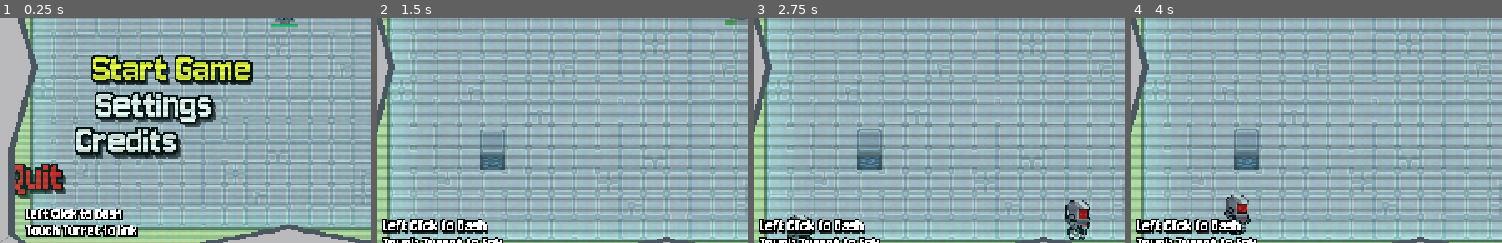
Above: before the commit, frames 1-4 (left to right).
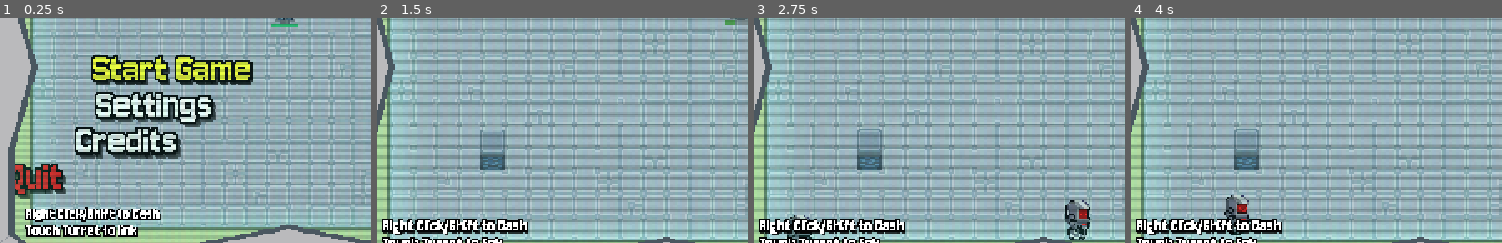
Above: after the commit, the same moments.

Repository: MaulIshak/gamedev-tv
Game: Godot game, scene res://scenes/gameplay.tscn
Same seed, same stepped clock (60 frames per second), same inputs: the game is played once before the commit and once after it. Sound files missing from this copy of the repository are replaced by a short silence.
Inputs (mouse positions are % of the whole screen's width and height, from its top left):
- Up to frame 1 (0.25 s): no input
- Up to frame 2 (1.5 s): click "Start Game" at 0.5 s; tap Enter at 1.25 s; move the mouse to (70, 45) at 1.27 s; hold D (move_right) from 1.28 s (still down); tap Shift (dash) at 1.35 s; click (70, 45) at 1.42 s
- Up to frame 3 (2.75 s): tap Enter at 2 s; move the mouse to (25, 55) at 2.02 s; release D (move_right) at 2.03 s; hold S (move_down) from 2.03 s (still down); tap Shift (dash) at 2.1 s
- Up to frame 4 (4 s): tap Enter at 2.75, 3.5 s; move the mouse to (57, 28) at 2.77 s; release S (move_down) at 2.78 s; hold D (move_right) 2.78-3.53 s; tap Shift (dash) at 2.85, 3.6 s; move the mouse to (41, 70) at 3.52 s; hold W (move_up) from 3.53 s (still down); click (41, 70) at 3.67 s
The pictures show only the part of the screen within x 9-59%, y 39-89%; the shares and areas given below are measured in that part.

The runs differ from the first frame. In frame 1, 1.2% of the frame differs, in the area x 7-44%, y 84-91%; in frame 2, 1.7%, in the area x 2-41%, y 89-97%; in frame 3, 1.7%; in frame 4, 1.7%.

Commit message:
add score and fix visual bug

Diff:
--- a/project.godot
+++ b/project.godot
@@ -21,6 +21,7 @@
 BgmManager="*uid://dqfmqg3p7dxg"
 GlobalEventBus="*res://scripts/singleton/global_event_bus.gd"
 SfxManager="*uid://c8jbh1p1p4jnx"
+ScoreManager="*uid://bl7u11fyqlafb"
 
 [display]
 
--- a/resources/upgrades/walk_speed.tres
+++ b/resources/upgrades/walk_speed.tres
@@ -1,11 +1,11 @@
-[gd_resource type="Resource" script_class="UpgradeDef" format=3 uid="uid://d0rfwsttqk2gm"]
+[gd_resource type="Resource" script_class="UpgradeDef" format=3 uid="uid://74hvqupdsmdc"]
 
 [ext_resource type="Texture2D" uid="uid://bx6fje331blhy" path="res://assets/sprites/icons.png" id="1_8hirp"]
 [ext_resource type="Script" uid="uid://c2ehnje3gx33y" path="res://scripts/upgrade_def.gd" id="1_updef"]
 
 [sub_resource type="AtlasTexture" id="AtlasTexture_t0p0x"]
 atlas = ExtResource("1_8hirp")
-region = Rect2(0, 0, 128, 64)
+region = Rect2(102, 39, 21, 18)
 
 [resource]
 script = ExtResource("1_updef")
--- a/scenes/gameplay.tscn
+++ b/scenes/gameplay.tscn
@@ -327,7 +327,7 @@
 theme_override_constants/paragraph_spacing = -1
 theme_override_fonts/font = SubResource("FontVariation_25e7j")
 theme_override_font_sizes/font_size = 12
-text = "Left Click to Dash
+text = "Right Click/Shift to Dash
 
 
 Touch Turret to link "
--- a/scenes/ui/credits_screen.tscn
+++ b/scenes/ui/credits_screen.tscn
@@ -76,13 +76,21 @@
 offset_bottom = 92.0
 theme_override_colors/default_color = Color(0.08, 0.13, 0.13, 1)
 theme_override_fonts/normal_font = SubResource("FontVariation_credits")
-theme_override_font_sizes/normal_font_size = 14
+theme_override_font_sizes/normal_font_size = 12
 bbcode_enabled = true
-text = "Alamak "
+text = "Team: Pir Berkacamata
+Member:
+Maulana Ishak - Programmer, Sound
+Andi Putra Wijaya - Programmer, Level Design
+Dwika Bayu Adinata - Environment Artist
+Farras Fadhil Syafiq - Programmer, UI/UX
+Naira Tahira - Character Artist
+"
 fit_content = true
 scroll_active = false
 
 [node name="BackButton" parent="Panel" unique_id=1665465219 instance=ExtResource("2_button")]
+process_mode = 3
 layout_mode = 0
 offset_left = 132.0
 offset_top = 127.0
--- a/scenes/ui/game_over_menu.tscn
+++ b/scenes/ui/game_over_menu.tscn
@@ -2,13 +2,13 @@
 
 [ext_resource type="PackedScene" uid="uid://bnyv6wjivlgbo" path="res://scenes/ui/menu_button.tscn" id="1_button"]
 [ext_resource type="FontFile" uid="uid://c47k78746onqy" path="res://assets/fonts/Jersey10-Regular.ttf" id="2_font"]
-[ext_resource type="Shader" uid="uid://gg1csxl8vust" path="res://shaders/FontMenuShaders.gdshader" id="3_shader"]
+[ext_resource type="Shader" path="res://shaders/FontMenuShaders.gdshader" id="3_shader"]
 [ext_resource type="Script" uid="uid://cy0coix10wqn2" path="res://scripts/ui/game_over_menu.gd" id="4_script"]
 
 [sub_resource type="ShaderMaterial" id="ShaderMaterial_game_over_title"]
 shader = ExtResource("3_shader")
 shader_parameter/fill_color = Color(0.59229046, 0.09574666, 1.347661e-06, 1)
-shader_parameter/fill_strength = 1.5170000720574999
+shader_parameter/fill_strength = 1.5170000720575
 shader_parameter/alpha_cutoff = 0.3850000182875
 shader_parameter/outline_color = Color(0.006, 0.022, 0.026, 1)
 shader_parameter/outline_size = 2.6
@@ -25,7 +25,24 @@
 [sub_resource type="FontVariation" id="FontVariation_game_over"]
 base_font = ExtResource("2_font")
 
-[sub_resource type="ShaderMaterial" id="ShaderMaterial_rvyv1"]
+[sub_resource type="ShaderMaterial" id="ShaderMaterial_i4hgn"]
+shader = ExtResource("3_shader")
+shader_parameter/fill_color = Color(1, 1, 1, 1)
+shader_parameter/fill_strength = 1.5170000720575
+shader_parameter/alpha_cutoff = 0.3850000182875
+shader_parameter/outline_color = Color(0.006, 0.022, 0.026, 1)
+shader_parameter/outline_size = 2.6
+shader_parameter/shadow_color = Color(0, 0.075, 0.065, 0.96)
+shader_parameter/shadow_offset = Vector2(0.7, 0.9)
+shader_parameter/shadow_depth = 5.10800024263
+shader_parameter/shadow_depth_offset = Vector2(1, 1.45)
+shader_parameter/shadow_step = 1.0
+shader_parameter/shadow_spread = 0.4170000198075
+shader_parameter/shadow_alpha_decay = 1.0
+shader_parameter/top_highlight = Color(1, 0.76, 0.72, 0.18)
+shader_parameter/highlight_cutoff = 0.0
+
+[sub_resource type="ShaderMaterial" id="ShaderMaterial_5d0qp"]
 resource_local_to_scene = true
 shader = ExtResource("3_shader")
 shader_parameter/fill_color = Color(0.9, 0.92, 0.94, 1)
@@ -116,6 +133,17 @@
 theme_override_font_sizes/font_size = 70
 text = "GAME OVER"
 
+[node name="ScoreLabel" type="Label" parent="." unique_id=955260732]
+material = SubResource("ShaderMaterial_i4hgn")
+layout_mode = 0
+offset_left = 251.0
+offset_top = 135.0
+offset_right = 506.0
+offset_bottom = 211.5625
+theme_override_fonts/font = SubResource("FontVariation_game_over")
+theme_override_font_sizes/font_size = 24
+text = "Score: 9999999"
+
 [node name="VBoxContainer" type="VBoxContainer" parent="." unique_id=1974338356]
 layout_mode = 0
 offset_left = 34.0
--- a/scripts/enemy/enemt_stats.gd
+++ b/scripts/enemy/enemt_stats.gd
@@ -7,3 +7,4 @@
 @export var sprite_frames: SpriteFrames
 @export var sprite_scale: Vector2 = Vector2.ONE
 @export var hitbox_radius: float = 13.0
+@export var score_value: int = 10
--- a/scripts/enemy/enemy.gd
+++ b/scripts/enemy/enemy.gd
@@ -38,6 +38,7 @@
 var _damage_immunity_duration: float = 0.5
 var _damage_flash_tween: Tween
 var _spawn_tween: Tween
+var score_value: int = 10
 
 func _ready():
     # Connect signals
@@ -77,7 +78,7 @@
     # Setup stats from the assigned resource, falling back to the resource defaults.
     health = stats.health
     damage = stats.damage
-
+    score_value = stats.score_value
     if stats.sprite_frames != null:
         sprite.sprite_frames = stats.sprite_frames
 
@@ -198,6 +199,7 @@
     if health <= 0:
         _spawn_death_particles()
         queue_free()
+        ScoreManager.add_score(score_value)
 
 
 func _play_damage_feedback() -> void:
--- a/scripts/enemy/resources/elite_enemy.tres
+++ b/scripts/enemy/resources/elite_enemy.tres
@@ -46,4 +46,5 @@
 movement_speed_multiplier = 0.4
 sprite_frames = SubResource("SpriteFrames_2acvk")
 sprite_scale = Vector2(0.8, 0.8)
+score_value = 30
 metadata/_custom_type_script = "uid://bqor8j4mj21im"
--- /dev/null
+++ b/scripts/singleton/score_manager.gd
@@ -0,0 +1,13 @@
+extends Node
+
+var score: int = 0
+
+signal on_score_changed(new_score: int)
+
+func add_score(amount: int) -> void:
+    score += amount
+    emit_signal("on_score_changed", score)
+    print("Score: %d" % score)
+
+func reset_score() -> void:
+    score = 0
--- a/scripts/ui/game_over_menu.gd
+++ b/scripts/ui/game_over_menu.gd
@@ -8,12 +8,14 @@
 
 @onready var _buttons: Array[Control] = [
 	$Title,
+    $ScoreLabel,
 	$VBoxContainer/MainMenu,
 	$VBoxContainer/Restart,
 ]
 
 var _base_position: Vector2
 
+@onready var score_label: Label = $ScoreLabel
 
 func _ready() -> void:
 	process_mode = Node.PROCESS_MODE_ALWAYS
@@ -21,13 +23,17 @@
 
 	$VBoxContainer/MainMenu.pressed.connect(func() -> void: main_menu_requested.emit())
 	$VBoxContainer/Restart.pressed.connect(func() -> void: restart_requested.emit())
+	ScoreManager.on_score_changed.connect(_update_score)
 
 
 func play_intro() -> void:
 	position = _base_position
 	modulate.a = 1.0
-	MenuAnimation.play(self, _buttons)
+	MenuAnimation.play(self , _buttons)
 
 
 func play_exit() -> Tween:
-	return MenuAnimation.play_exit(self, _buttons)
+	return MenuAnimation.play_exit(self , _buttons)
+
+func _update_score(new_score: int) -> void:
+	score_label.text = "Score: %d" % new_score
Not shown: 1 places in scenes/gameplay.tscn that only renumber resources
Not shown: 1 places in scenes/ui/credits_screen.tscn that only renumber resources
Not shown: 4 places in scenes/ui/game_over_menu.tscn that only renumber resources
Not shown, added: scripts/singleton/score_manager.gd.uid
